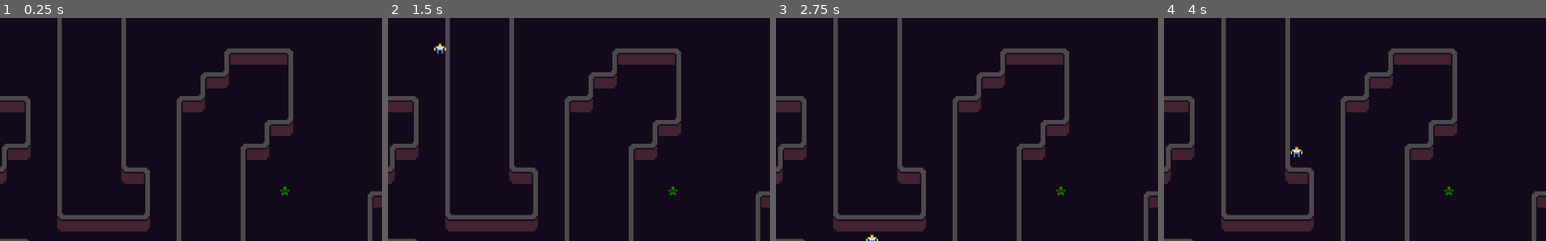
Above: before the commit, frames 1-4 (left to right).
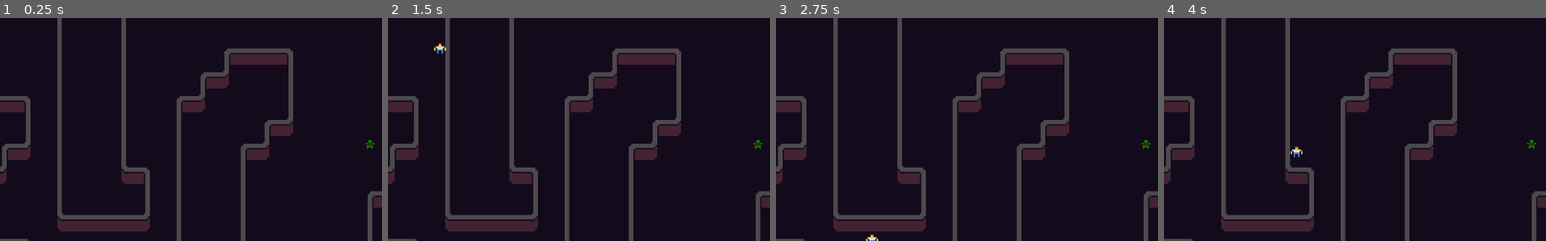
Above: after the commit, the same moments.

Repository: ElkkuTheBaws/ldjam46
Game: Godot game, scene res://Levels/TestMap.tscn
Same seed, same stepped clock (60 frames per second), same inputs: the game is played once before the commit and once after it. The project has no main scene, so this scene is started directly.
Inputs:
- Up to frame 1 (0.25 s): no input
- Up to frame 2 (1.5 s): tap Enter (ui_accept) at 0.5, 0.77 s; hold Right (ui_right) 0.53-1.28 s; hold Down (ui_down) from 1.28 s (still down)
- Up to frame 3 (2.75 s): tap Enter (ui_accept) at 1.52 s; release Down (ui_down) at 2.03 s; hold Right (ui_right) from 2.03 s (still down)
- Up to frame 4 (4 s): release Right (ui_right) at 2.78 s; hold Up (ui_up) 2.78-3.53 s; tap Enter (ui_accept) at 3.02, 3.77 s; hold Left (ui_left) from 3.53 s (still down)
The pictures show only the part of the screen within x 30-80%, y 15-65%; the shares and areas given below are measured in that part.

The runs differ from the first frame. In frame 1, 0.1% of the frame differs, in the area x 73-98%, y 54-80%; in frame 2, 0.1%; in frame 3, 0.1%; in frame 4, 0.1%.

Commit message:
pathfinding not working :(

Diff:
--- a/Enemy.tscn
+++ b/Enemy.tscn
@@ -4,11 +4,11 @@
 [ext_resource path="res://Scripts/Enemy1.gd" type="Script" id=2]
 [ext_resource path="res://Jitter_FREE.tres" type="Material" id=3]
 
-[sub_resource type="RectangleShape2D" id=1]
-extents = Vector2( 1.54731, 1.56581 )
+[sub_resource type="CircleShape2D" id=3]
+radius = 2.38441
 
 [sub_resource type="CircleShape2D" id=2]
-radius = 46.8238
+radius = 164.996
 
 [node name="Enemy" type="KinematicBody2D"]
 collision_mask = 7
@@ -21,7 +21,7 @@
 
 [node name="CollisionShape2D" type="CollisionShape2D" parent="."]
 position = Vector2( 0.0598963, 0.756856 )
-shape = SubResource( 1 )
+shape = SubResource( 3 )
 
 [node name="PlayerDetector" type="Area2D" parent="."]
 
--- a/Levels/TestMap.tscn
+++ b/Levels/TestMap.tscn
@@ -235,9 +235,9 @@
 position = Vector2( 213.592, 248.735 )
 
 [node name="Enemy" parent="." instance=ExtResource( 2 )]
-position = Vector2( 345.437, 161.091 )
+position = Vector2( 402.715, 129.75 )
 speed = 100.0
-min_distance = 200.0
+min_distance = 500.0
 
 [node name="Camera2D" type="Camera2D" parent="."]
 position = Vector2( 257.041, 149.147 )
--- a/Scripts/Enemy1.gd
+++ b/Scripts/Enemy1.gd
@@ -3,20 +3,22 @@
 export var speed = 200.0
 export var min_distance = 300.0
 onready var nav_2d : Navigation2D = get_node("../Navigation2D")
+onready var pleijeri = get_node("../Player")
+var path : = PoolVector2Array()
 var tplayer : player
 # Called when the node enters the scene tree for the first time.
 func _ready() -> void:
 	set_physics_process(false)
-	return
 
 
 func _physics_process(delta: float) -> void:
-	var direction: = (tplayer.global_position - global_position).normalized()
-	var distance_to_player: = global_position.distance_to(tplayer.global_position)
-	if distance_to_player <= min_distance:
-		collision = move_and_collide(speed * direction * delta)
-
-	return
+#	var direction: = (tplayer.global_position - global_position).normalized()
+#	var distance_to_player: = global_position.distance_to(tplayer.global_position)
+#	if distance_to_player <= min_distance:
+#		collision = move_and_collide(speed * direction * delta)
+	var move_distance = (speed * delta)
+	calculate_path()
+	move_along_path(move_distance, delta)
 
 
 func _on_PlayerDetector_body_entered(body: Node) -> void:
@@ -24,17 +26,25 @@
 		return
 	tplayer = body
 	set_physics_process(true)
-	return
 
-func make_path():
-	var new_path : = nav_2d.get_simple_path(self.global_position, player.position) #player.pos ei pakolla toimi
-	if new_path.size() == 0:
+func calculate_path():
+	var new_path = nav_2d.get_simple_path(self.global_position, pleijeri.position)
+	path = new_path
+	if path.size() == 0:
 		return
-	set_physics_process(true)
 
-#func move_along_path(distance : float, path) -> void:
-#	var start_point : = position
-#	for i in range(path.size()):
-#		var distance_to_next : = start_point.distance_to(path[0])
-#		if distance <= distance_to_next and distance >= 0.0:
-#			position = start_point.linear_interpolate()
+func move_along_path(distance : float, delta) -> void:
+	print(path.size())
+	var start_point : = position
+	for i in range(path.size()):
+		var distance_to_next : = start_point.distance_to(path[0])
+		if distance <= distance_to_next and distance >= 0.0:
+			move_and_slide((path[0] - global_position).normalized() * delta * speed)
+			break
+		elif distance < 0.0:
+#			position = path[0]
+			set_physics_process(false)
+			break
+		distance -= distance_to_next
+		start_point = path[0]
+		path.remove(0)
